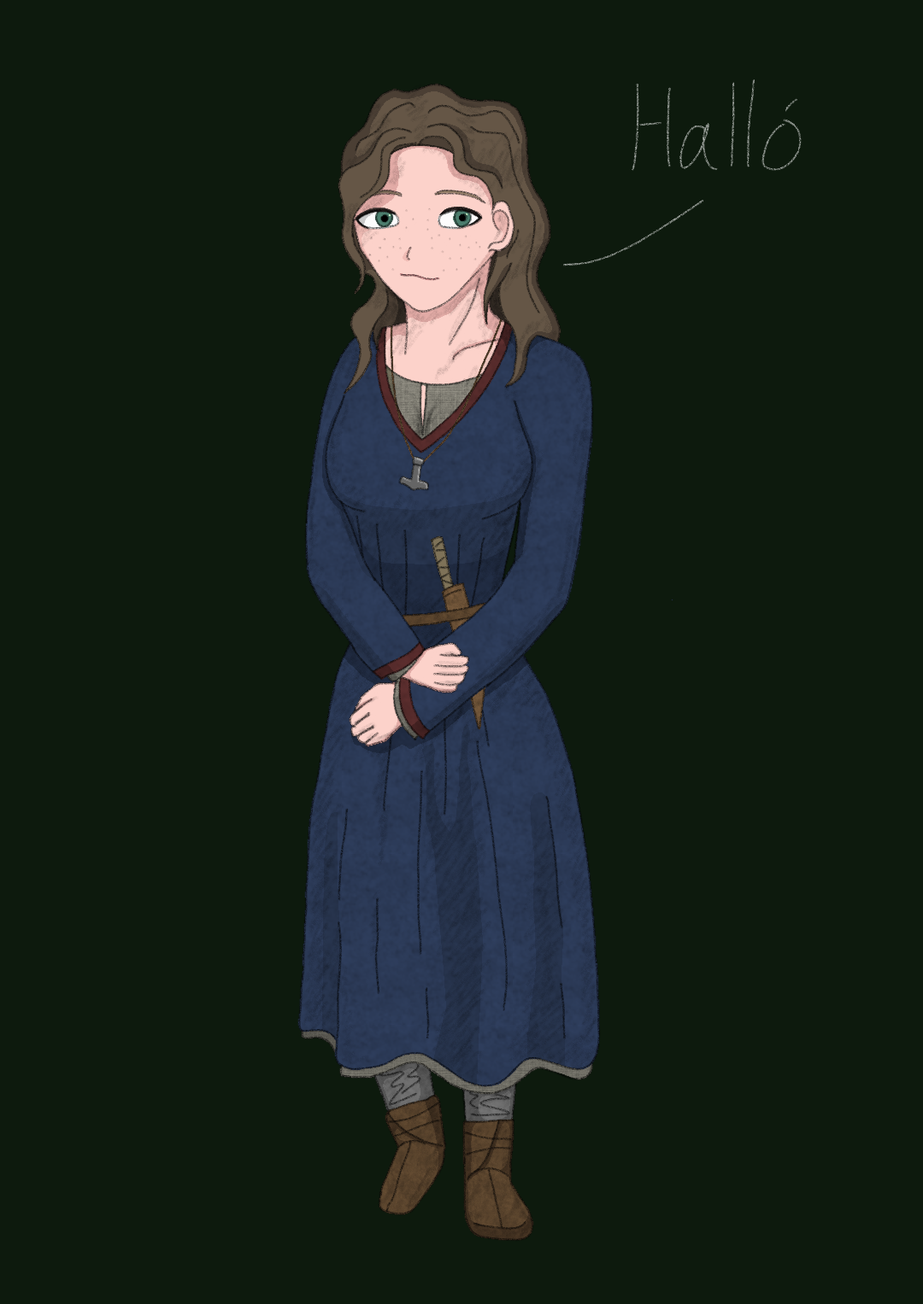
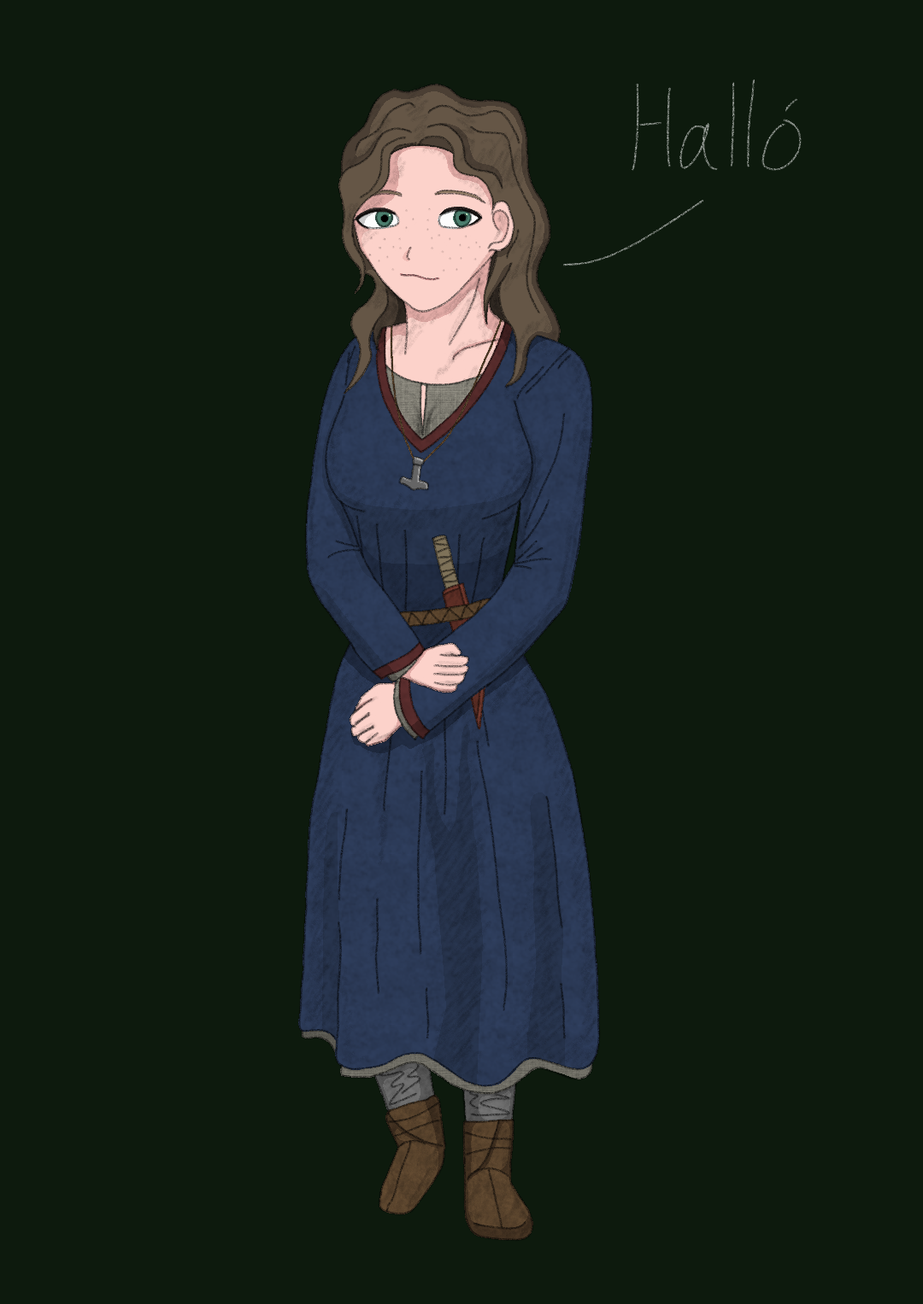
Comparing the layer stacks of the two 923px x 1304px images. Changes:
painted on "texture" over [305,322,592,739]
removed layer "color copy" (was multiply) over [297,82,674,1242]
showed "color", painted on it over [297,82,674,1242]
painted on "background" over [321,341,575,725]
